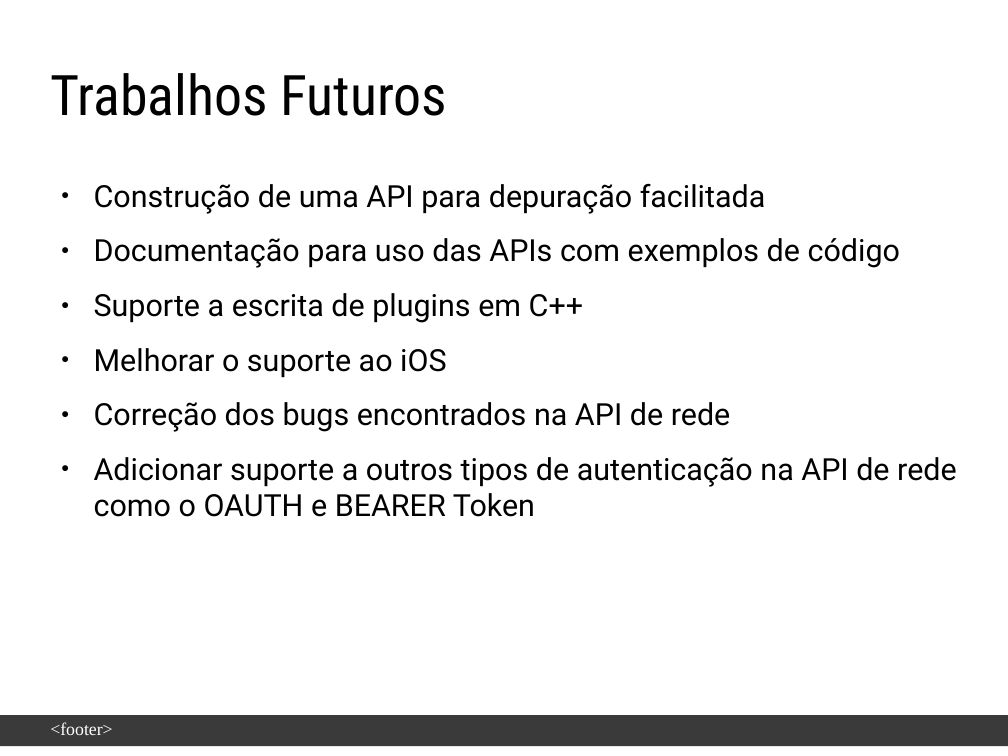
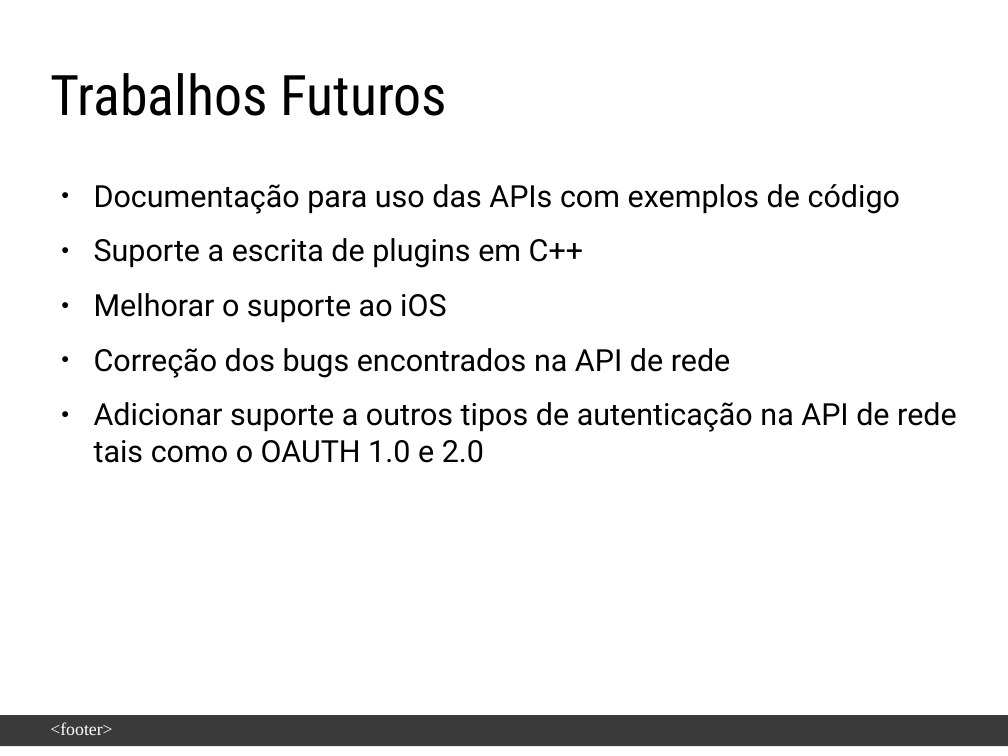
Before and after one commit to enoquesantos/tcc-latex, a slide deck: slide 19 of slide-defesa/Apresentação-EnoqueJoseneas.odp (slide 16 before the commit). Drawn at 1008x756 pixels with LibreOffice and Linux fonts; fonts in the diff are those of the drawing; background and template pictures are left out. Boxes give left, top, right and bottom in pixels: in the first picture for what was removed or moved away, otherwise in the second. Text is boxed around its words. In the diff, an @@ line names an element or a change of style, - is before the commit and + after.

```diff
--- a/slide-defesa/Apresentação-EnoqueJoseneas.odp
+++ b/slide-defesa/Apresentação-EnoqueJoseneas.odp
@@ text at (x1=94, y1=183, x2=766, y2=214): paragraph removed @@
-● Construção de uma API para depuração facilitada
@@ text at (x1=94, y1=402, x2=957, y2=463): text changed @@
-● Adicionar suporte a outros tipos de autenticação na API de rede como o OAUTH e BEARER Token
+● Adicionar suporte a outros tipos de autenticação na API de rede tais como o OAUTH 1.0 e 2.0
```
Also in this commit, not shown: 10 other slides changed, 3 slides added, 4 other files.
